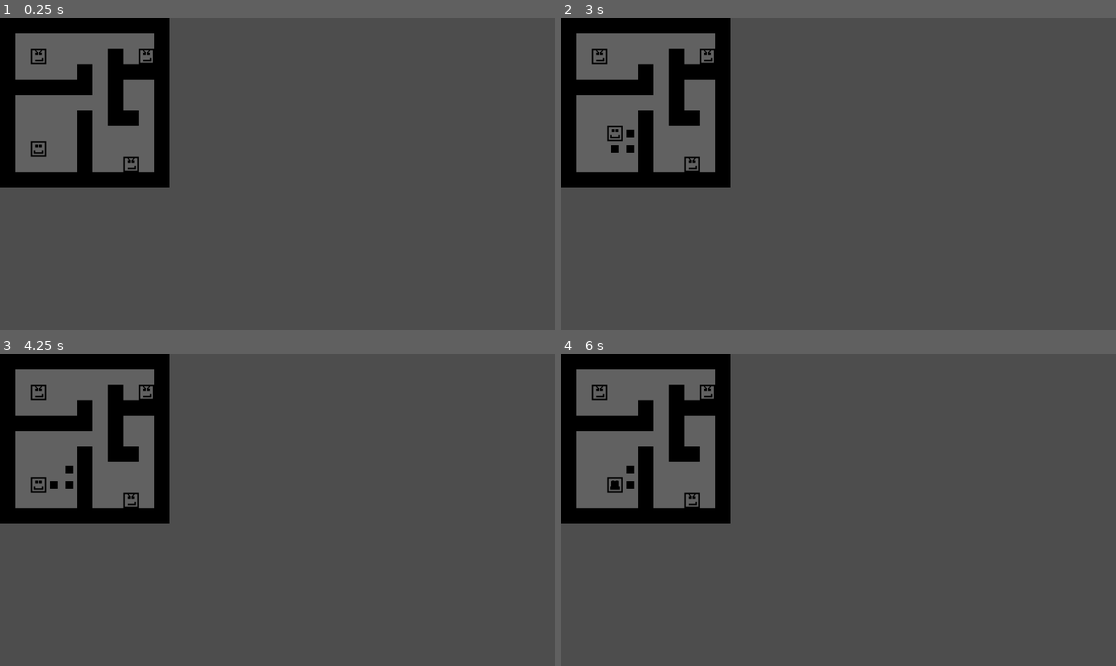
Above: before the commit, frames 1-4 (two rows, left to right).
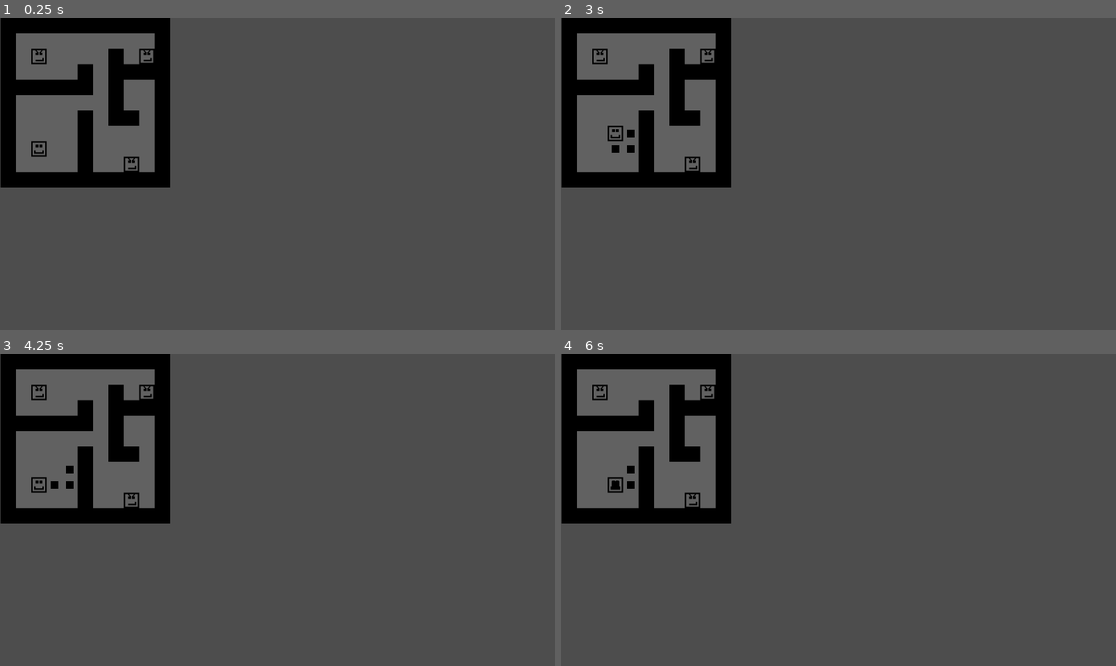
Above: after the commit, the same moments.

Repository: AT0M1X/TheHorseheadPact
Game: Godot game, scene res://scenes/main/Main.tscn
Two runs of this game, one before a commit and one after it. Both use one fixed random seed, a clock stepped at 60 frames per second and the inputs below.
Inputs:
- Up to frame 1 (0.25 s): no input
- Up to frame 2 (3 s): tap Enter at 0.5, 2 s; hold D (move_right) 0.53-1.28 s; hold Space (shoot) 0.53-1.28 s; hold S (move_down) 1.28-2.03 s; tap Space (shoot) at 1.35, 2.85 s; hold D (move_right) 2.03-2.78 s; hold Space (shoot) 2.03-2.78 s; hold W (move_up) from 2.78 s (still down)
- Up to frame 3 (4.25 s): tap Enter at 3.5 s; release W (move_up) at 3.53 s; hold A (move_left) from 3.53 s (still down); hold Space (shoot) from 3.53 s (still down)
- Up to frame 4 (6 s): release Space (shoot) at 4.28 s; tap Space (shoot) at 4.35, 5.85 s; release A (move_left) at 5.03 s; hold S (move_down) 5.03-5.78 s; hold Space (shoot) 5.03-5.78 s; hold D (move_right) from 5.78 s (still down)

The runs differ from the first frame. In frame 1, 0.5% of the frame differs, in the area x 0-31%, y 0-55%; in frame 2, 0.5%; in frame 3, 0.5%; in frame 4, 0.5%.

Commit message:
turn manager

Diff:
--- a/autoload/TurnManager.gd
+++ b/autoload/TurnManager.gd
@@ -5,6 +5,11 @@
 var bullets := []
 var state := "player" # "player" or "enemies"
 var game_over := false
+var currentTurn = 0
+var dealTurnModifier = 5
+
+var unusedDealList := []
+var usedDealList := []
 
 func reset():
 	enemies.clear()
@@ -21,9 +26,12 @@
 	if game_over:
 		return
 
-	state = "enemies"
-	process_bullets()
-	process_enemies()
+	if(state == "player"):
+		state = "enemies"
+
+		next_turn()
+		process_bullets()
+		process_enemies()
 
 func process_enemies():
 	for e in enemies:
@@ -49,3 +57,20 @@
 
 	game_over = true
 	player.die()
+
+func process_deal_turn():
+	state = "deal"
+	print("horse")
+	emit_signal("dealTurnHappened")
+	state = "enemy"
+
+func next_turn():
+	currentTurn += 1
+	if (currentTurn % (dealTurnModifier + randi_range(-2,2)) == 0):
+		process_deal_turn()
+
+func pick_deal ():
+	return
+
+func reset_deals ():
+	return
--- a/scenes/main/Main.tscn
+++ b/scenes/main/Main.tscn
@@ -4,6 +4,7 @@
 [ext_resource type="PackedScene" uid="uid://6dl6r28p70da" path="res://scenes/actors/Player.tscn" id="3_dc040"]
 
 [node name="Main" type="Node2D"]
+position = Vector2(1, 0)
 script = ExtResource("1_u1xfj")
 
 [node name="LevelContainer" type="Node2D" parent="."]
